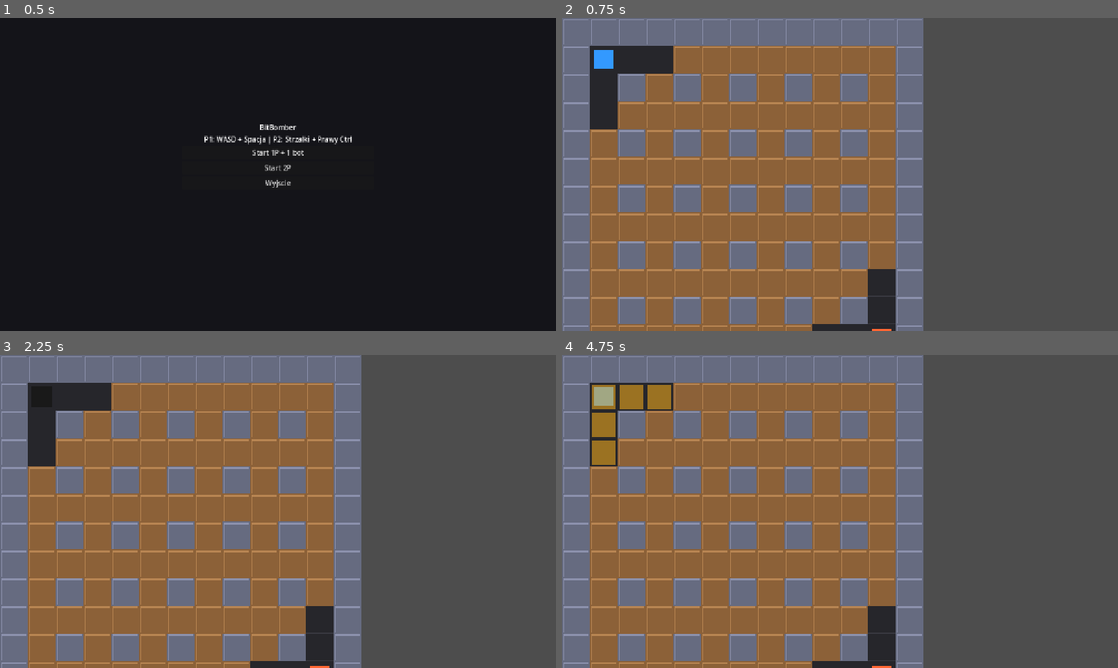
Above: before the commit, frames 1-4 (two rows, left to right).
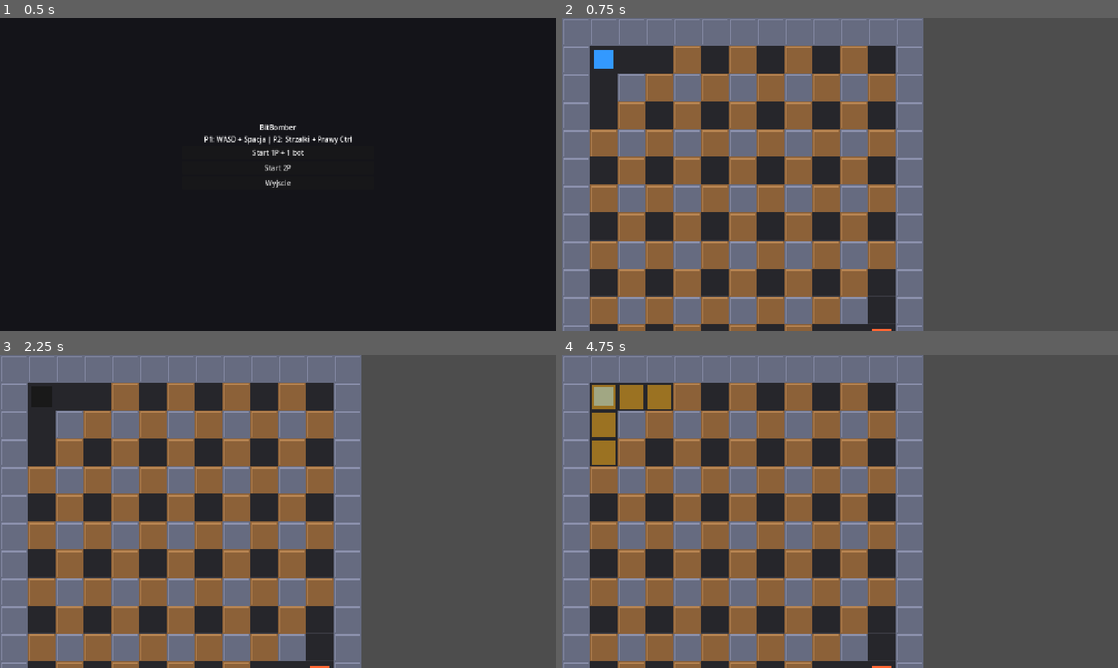
Above: after the commit, the same moments.

Repository: DaVideX12324/BitBomber
Game: Godot game, scene res://scenes/menus/main_menu.tscn
Two runs of this game, one before a commit and one after it. Both use one fixed random seed, a clock stepped at 60 frames per second and the inputs below.
Inputs:
- Up to frame 1 (0.5 s): no input
- Up to frame 2 (0.75 s): click "Start 1P + 1 bot" at 0.5 s
- Up to frame 3 (2.25 s): tap Enter at 1.25 s; tap Space at 2 s
- Up to frame 4 (4.75 s): tap Enter at 2.75, 4.25 s; tap Space at 3.5 s

Frame 1 is identical in both runs. In frame 2, 12% of the frame differs, in the area x 5-60%, y 8-100%; in frame 3, 12%; in frame 4, 12%.

Commit message:
Refine breakable-tile logic; update Godot metadata
Tighten destructible-tile rules and update scene/project metadata.

- scripts/arena.gd: Change _should_be_breakable to only allow breakable cells that are not near spawn and that have indestructible neighbors either horizontally (left+right) or vertically (up+down). This prevents isolated or improperly exposed breakable blocks.
- scenes/maps/arena.tscn: Add scene and ext_resource UIDs (scene uid and script uid) to match updated Godot scene format.
- project.godot: Bump config/features Godot version to "4.5", adjust example comment wording, and remove leftover rendering block.

These changes improve level generation consistency and bring files in line with the newer Godot format.

Diff:
--- a/project.godot
+++ b/project.godot
@@ -3,8 +3,8 @@
 ; since the parameters that go here are not all obvious.
 ;
 ; Format:
-;   [section] ; section goes in [] on its own line
-;   param=value ; . is identifier separator, e.g. section.title
+;   [section] ; section goes between []
+;   param=value ; assign values to parameters
 
 config_version=5
 
@@ -13,7 +13,7 @@
 config/name="BitBomber"
 config/description="Edukacyjna gra Bomberman — lokalny multiplayer z quizami"
 run/main_scene="res://scenes/menus/main_menu.tscn"
-config/features=PackedStringArray("4.3", "GL Compatibility")
+config/features=PackedStringArray("4.5", "GL Compatibility")
 config/icon="res://icon.svg"
 
 [autoload]
@@ -120,8 +120,3 @@
 "events": [Object(InputEventKey,"resource_local_to_scene":false,"resource_name":"","device":-1,"window_id":0,"alt_press …(195 unchanged characters)…
 ]
 }
-
-[rendering]
-
-renderer/rendering_method="gl_compatibility"
-renderer/rendering_method.mobile="gl_compatibility"
--- a/scenes/maps/arena.tscn
+++ b/scenes/maps/arena.tscn
@@ -1,6 +1,6 @@
-[gd_scene load_steps=2 format=3]
+[gd_scene load_steps=2 format=3 uid="uid://b677x2ai7vbp7"]
 
-[ext_resource type="Script" path="res://scripts/arena.gd" id="1"]
+[ext_resource type="Script" uid="uid://c740eci0tefh" path="res://scripts/arena.gd" id="1"]
 
 [node name="Arena" type="Node2D"]
 script = ExtResource("1")
--- a/scripts/arena.gd
+++ b/scripts/arena.gd
@@ -68,12 +68,22 @@
 
 
 ## Zniszczalne: wolne komórki które nie są w bezpiecznej strefie spawnow
+## ORAZ mają niezniszczalne bloki z góry/dołu lub z lewej/prawej.
 func _should_be_breakable(cell: Vector2i) -> bool:
 	if _is_solid(cell): return false
+
 	# Zostaw wolną strefę wokół P1 i P2
 	if _near_spawn(cell, SPAWN_P1): return false
 	if _near_spawn(cell, SPAWN_P2): return false
-	return true
+
+	# Sprawdzenie sąsiadów w poziomie (po lewej i po prawej)
+	var solid_horizontal = _is_solid(cell + Vector2i(-1, 0)) and _is_solid(cell + Vector2i(1, 0))
+
+	# Sprawdzenie sąsiadów w pionie (z góry i z dołu)
+	var solid_vertical = _is_solid(cell + Vector2i(0, -1)) and _is_solid(cell + Vector2i(0, 1))
+
+	# Zwróć true, tylko jeśli blok jest zablokowany niezniszczalnymi ścianami w poziomie LUB w pionie
+	return solid_horizontal or solid_vertical
 
 
 func _near_spawn(cell: Vector2i, spawn: Vector2i) -> bool:
